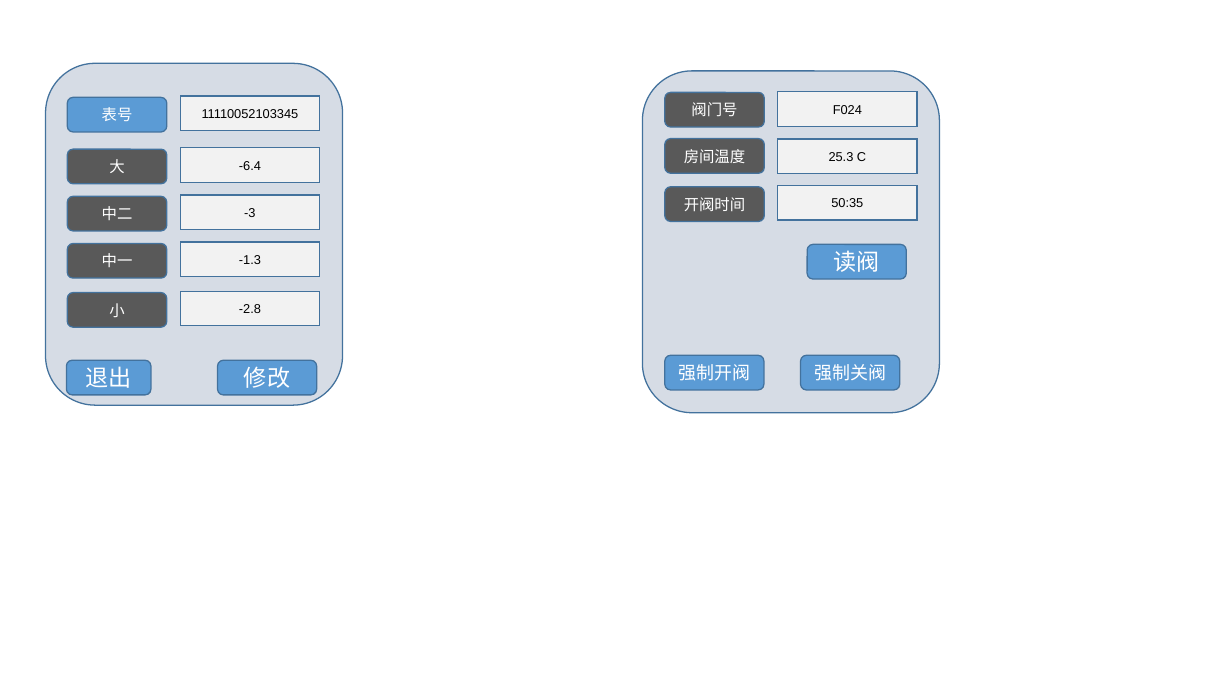
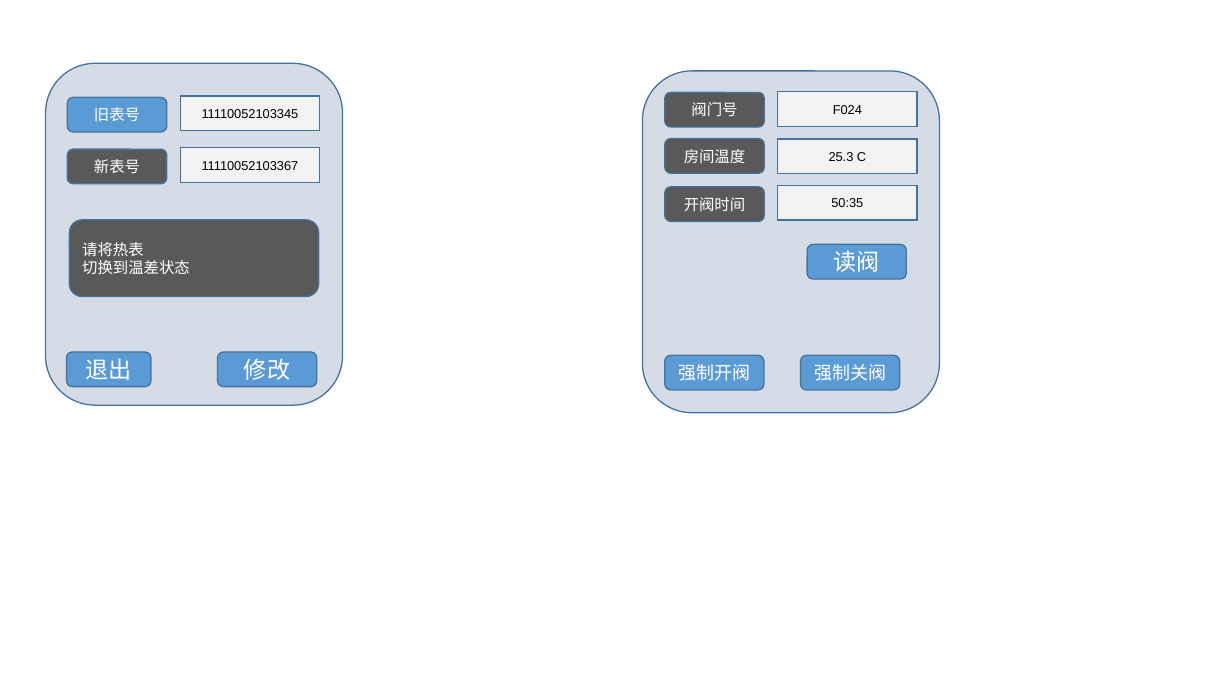
Before and after one commit to flimmy78/HandDevice, a slide deck: slide 10 of docs/design/界面设计.pptx. Drawn at 1232x693 pixels with LibreOffice and Linux fonts; fonts in the diff are those of the drawing. Boxes give left, top, right and bottom in pixels: in the first picture for what was removed or moved away, otherwise in the second. Text is boxed around its words. In the diff, an @@ line names an element or a change of style, - is before the commit and + after.

Commit message:
更新界面设计和热表阀门程序的用户手册

```diff
--- a/docs/design/界面设计.pptx
+++ b/docs/design/界面设计.pptx
@@ text in rounded rectangle at box(94, 107, 140, 121): text changed @@
-表号
+旧表号
@@ text in rounded rectangle at box(94, 159, 140, 173): text changed @@
-大
+新表号
@@ text in rectangle at box(202, 161, 299, 170): text changed @@
--6.4
+11110052103367
@@ rectangle removed at box(180, 195, 320, 229) @@
--3
@@ rounded rectangle "请将热表": place and size @@
-rounded rectangle "请将热表" at box(67, 196, 167, 230)
+rounded rectangle "请将热表" at box(69, 220, 319, 297)
@@ rounded rectangle removed at box(67, 244, 167, 278) @@
-中一
@@ text in rounded rectangle at box(82, 242, 190, 274): text changed @@
-中二
+请将热表
+切换到温差状态
@@ rectangle removed at box(180, 242, 320, 276) @@
--1.3
@@ rounded rectangle removed at box(67, 293, 167, 327) @@
-小
@@ rectangle removed at box(180, 291, 320, 325) @@
--2.8
@@ rounded rectangle "退出": place and size @@
-rounded rectangle "退出" at box(67, 360, 151, 395)
+rounded rectangle "退出" at box(67, 352, 151, 386)
@@ rounded rectangle "修改": place and size @@
-rounded rectangle "修改" at box(217, 360, 316, 395)
+rounded rectangle "修改" at box(217, 352, 316, 386)
```
Also in this commit, not shown: 1 other slide changed, 1 other file.
